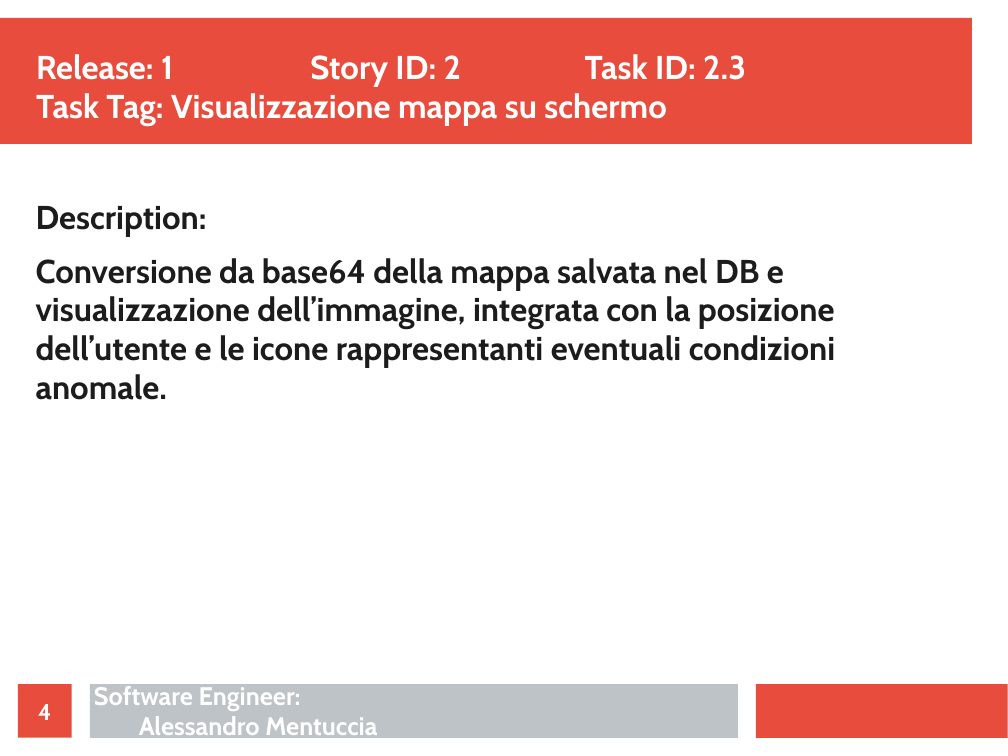
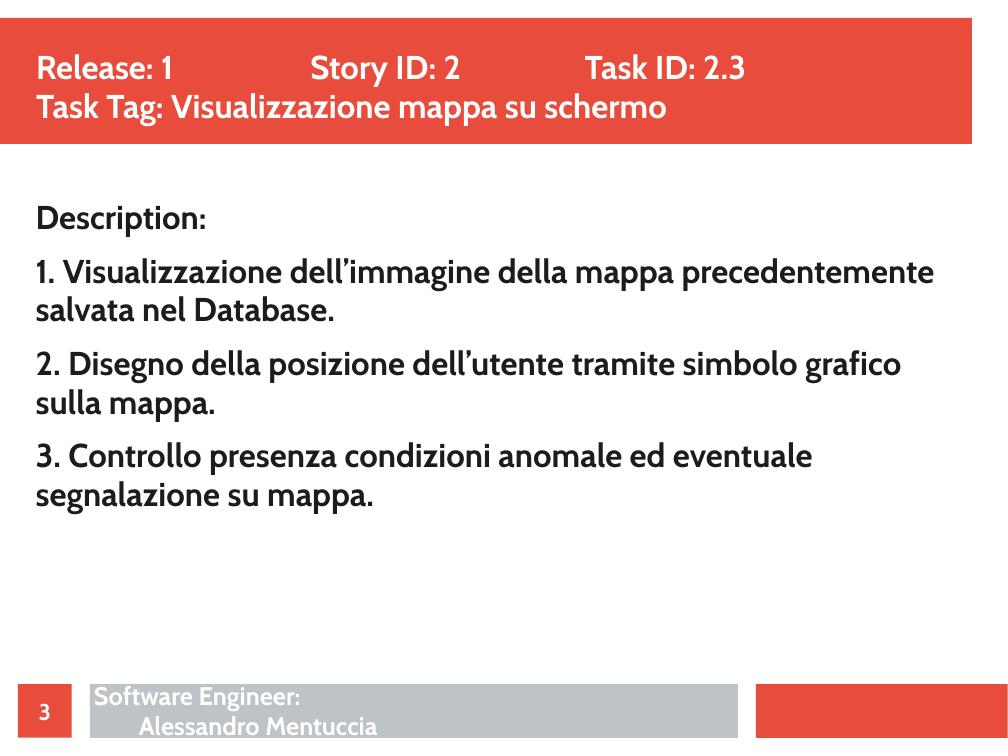
Before and after one commit to ecorradini/ProgettoIDS, a slide deck: slide 3 of AnalisiRequisiti/TaskGestioneMappe.ppt (slide 4 before the commit). Drawn at 1008x756 pixels with LibreOffice and Linux fonts; fonts in the diff are those of the drawing. Boxes give left, top, right and bottom in pixels: in the first picture for what was removed or moved away, otherwise in the second. Text is boxed around its words. In the diff, an @@ line names an element or a change of style, - is before the commit and + after.

```diff
--- a/AnalisiRequisiti/TaskGestioneMappe.ppt
+++ b/AnalisiRequisiti/TaskGestioneMappe.ppt
@@ text at [36, 258, 935, 513]: text changed @@
-Conversione da base64 della mappa salvata nel DB e visualizzazione dell’immagine, integrata con la posizione dell’utente e le icone rappresentanti eventuali condizioni anomale.
+1. Visualizzazione dell’immagine della mappa precedentemente salvata nel Database.
+2. Disegno della posizione dell’utente tramite simbolo grafico sulla mappa.
+3. Controllo presenza condizioni anomale ed eventuale segnalazione su mappa.
@@ page number at [39, 703, 51, 721]: text changed @@
-4
+3
```
Also in this commit, not shown: 3 other slides changed, 1 slide removed, 1 other file.
